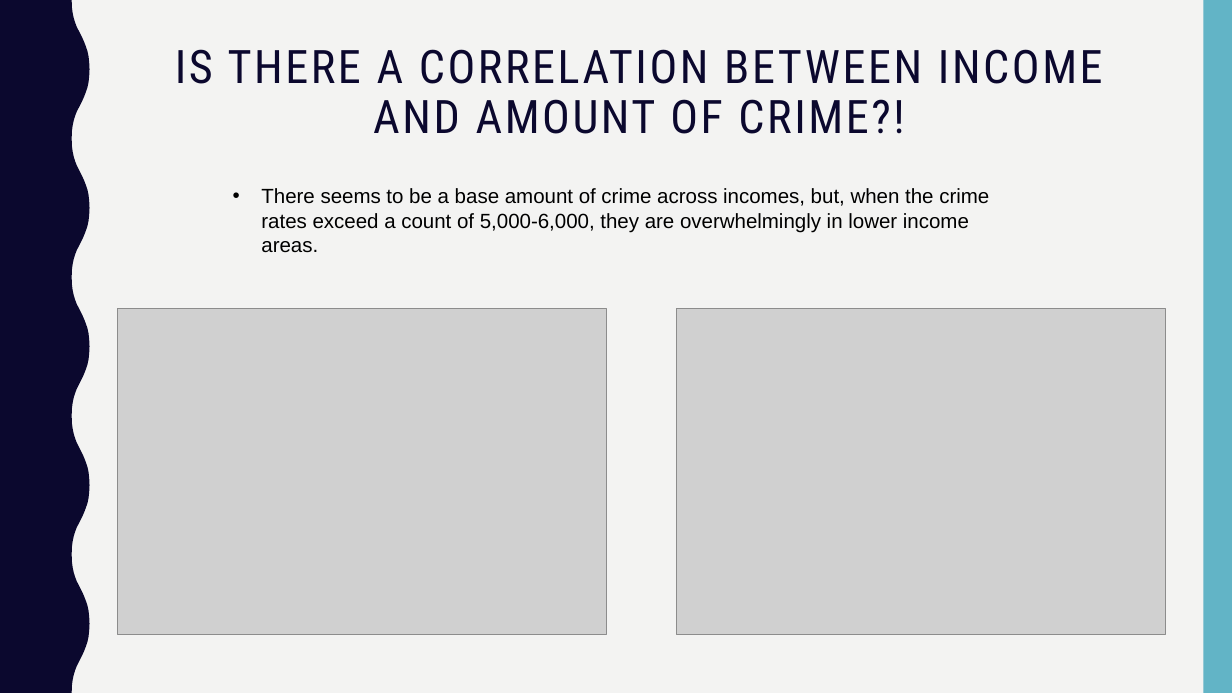
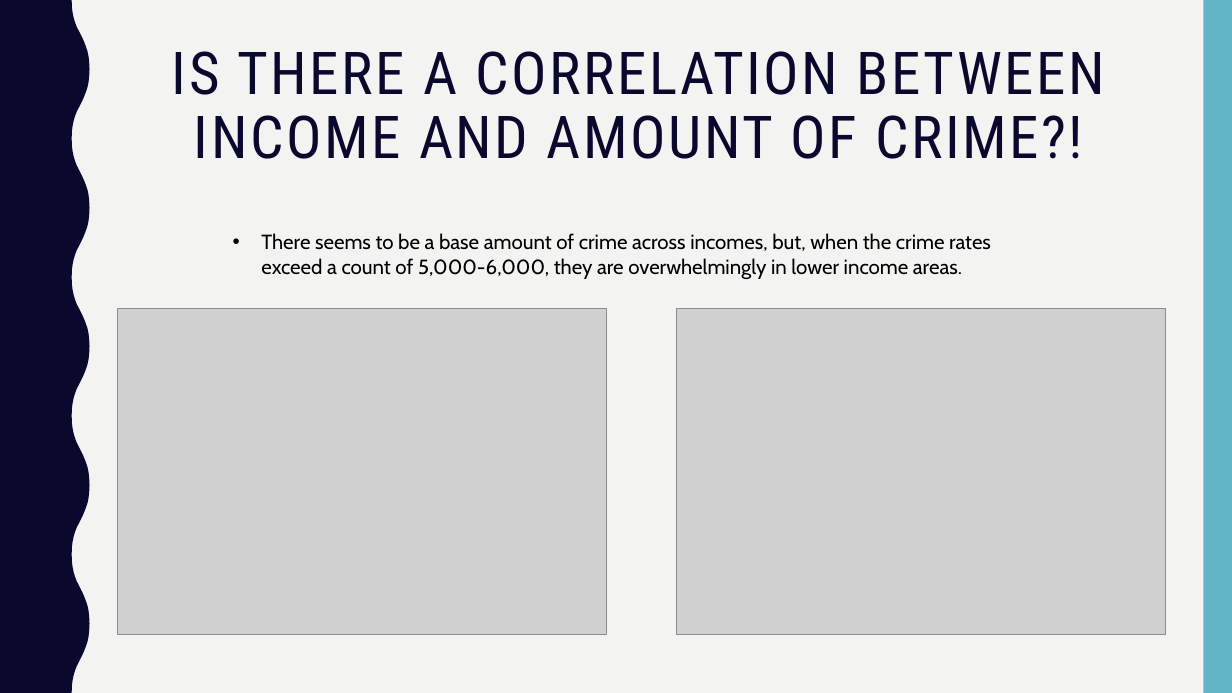
Before and after one commit to Kerrykova/Project1, a slide deck: slide 11 of Presentation/Presentation Final.pptx (slide 9 before the commit). Drawn at 1232x693 pixels with LibreOffice and Linux fonts; fonts in the diff are those of the drawing; grey boxes stand for pictures. Boxes give left, top, right and bottom in pixels: in the first picture for what was removed or moved away, otherwise in the second. Text is boxed around its words. In the diff, an @@ line names an element or a change of style, - is before the commit and + after.

```diff
--- a/Presentation/Presentation Final.pptx
+++ b/Presentation/Presentation Final.pptx
@@ title "IS THERE A CORRELATION BETWEEN ..." at [172,51,1105,159]: size 36 to 46 pt @@
@@ text "There seems to be a ...": place and size @@
-text "There seems to be a ..." at [261,188,989,253]
+text "There seems to be a ..." at [261,233,991,279]
@@ text "There seems to be a ..." at [261,233,991,279]: font Arial to Cabin @@
```
Also in this commit, not shown: 8 other slides changed, 3 slides added.
